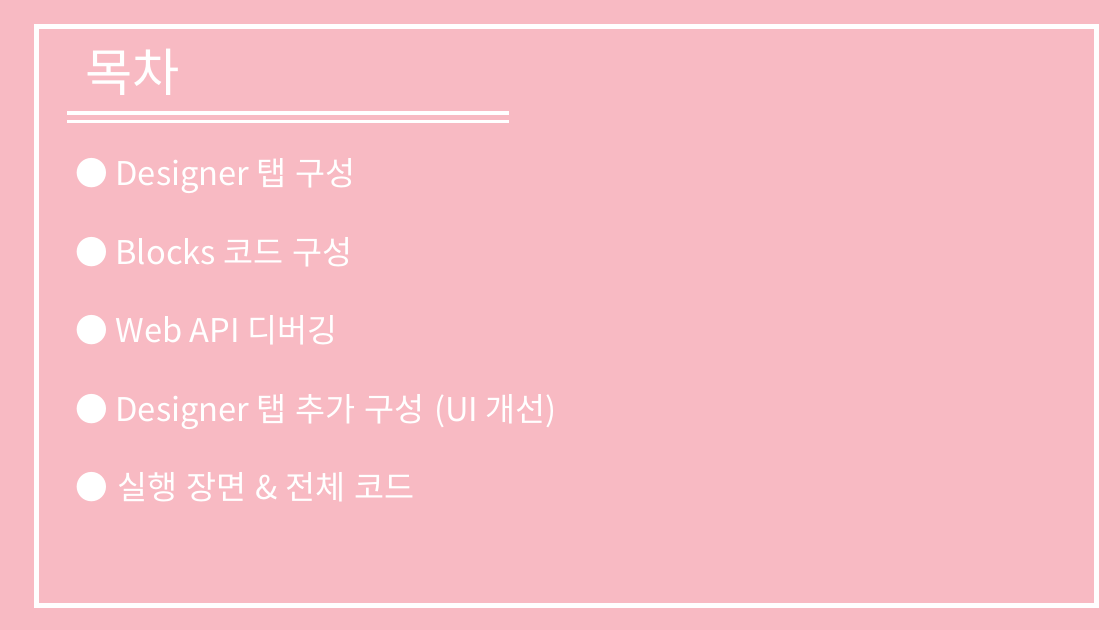
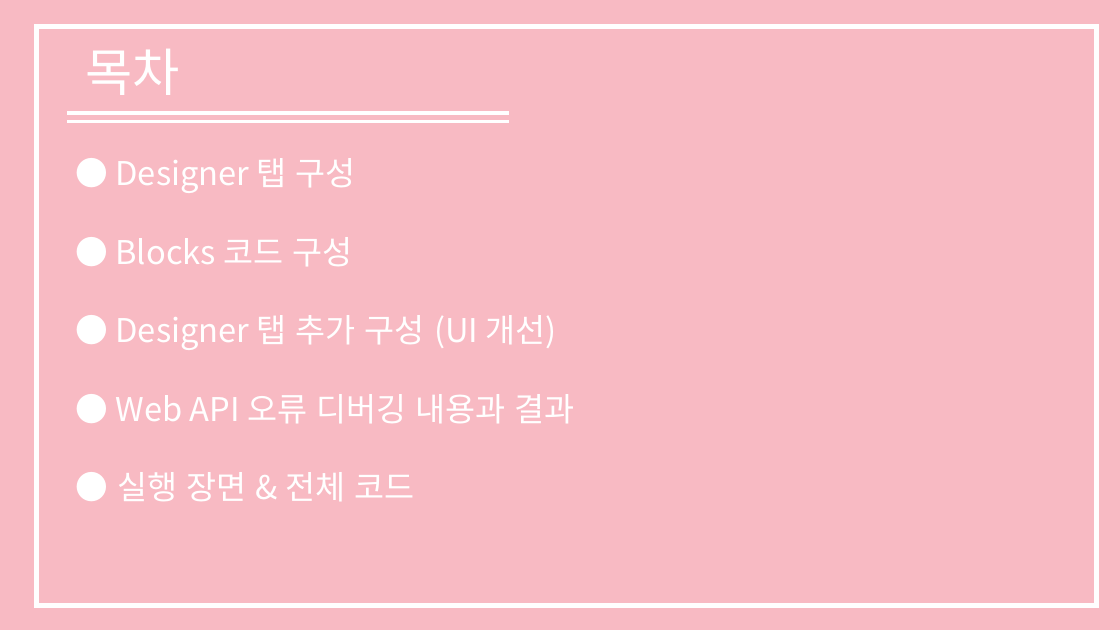
Before and after one commit to shinkeonkim/Class, a slide deck: slide 2 of SP1/소프트웨어 프로젝트 보고서.pptx. Drawn at 1120x630 pixels with LibreOffice and Linux fonts; fonts in the diff are those of the drawing. Boxes give left, top, right and bottom in pixels: in the first picture for what was removed or moved away, otherwise in the second. Text is boxed around its words. In the diff, an @@ line names an element or a change of style, - is before the commit and + after.

```diff
--- a/SP1/소프트웨어 프로젝트 보고서.pptx
+++ b/SP1/소프트웨어 프로젝트 보고서.pptx
@@ text at (116,315,337,344): paragraph removed @@
-● Web API 디버깅
@@ text at (116,394,575,423): paragraph added @@
+● Web API 오류 디버깅 내용과 결과
```
Also in this commit, not shown: 9 other slides changed, 10 slides added, 2 slides removed.
